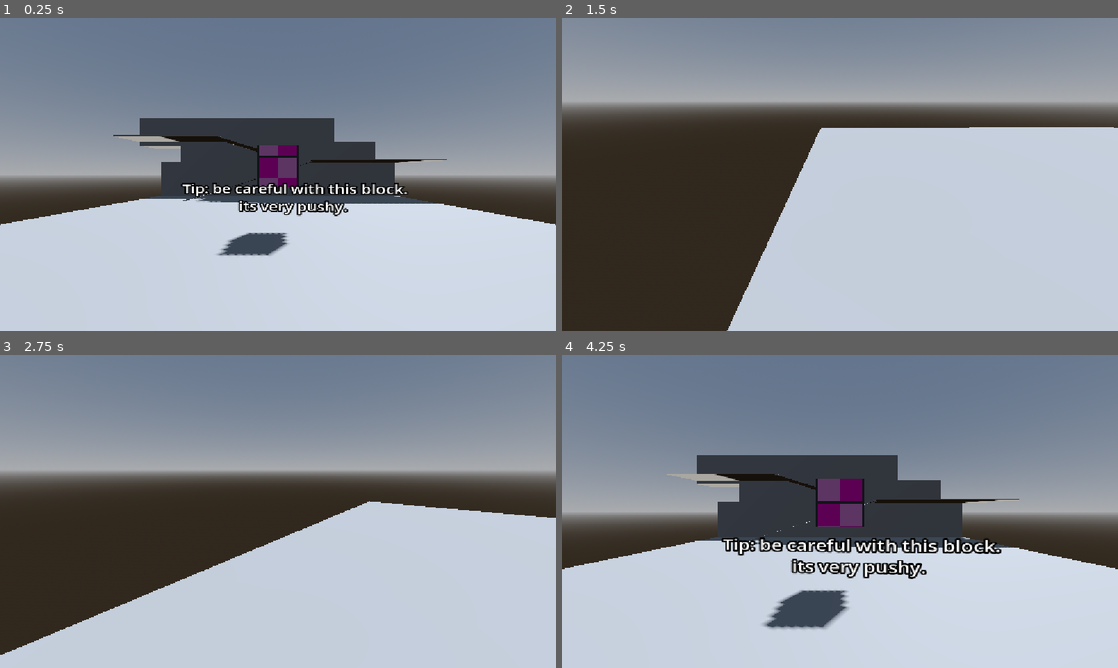
Above: before the commit, frames 1-4 (two rows, left to right).
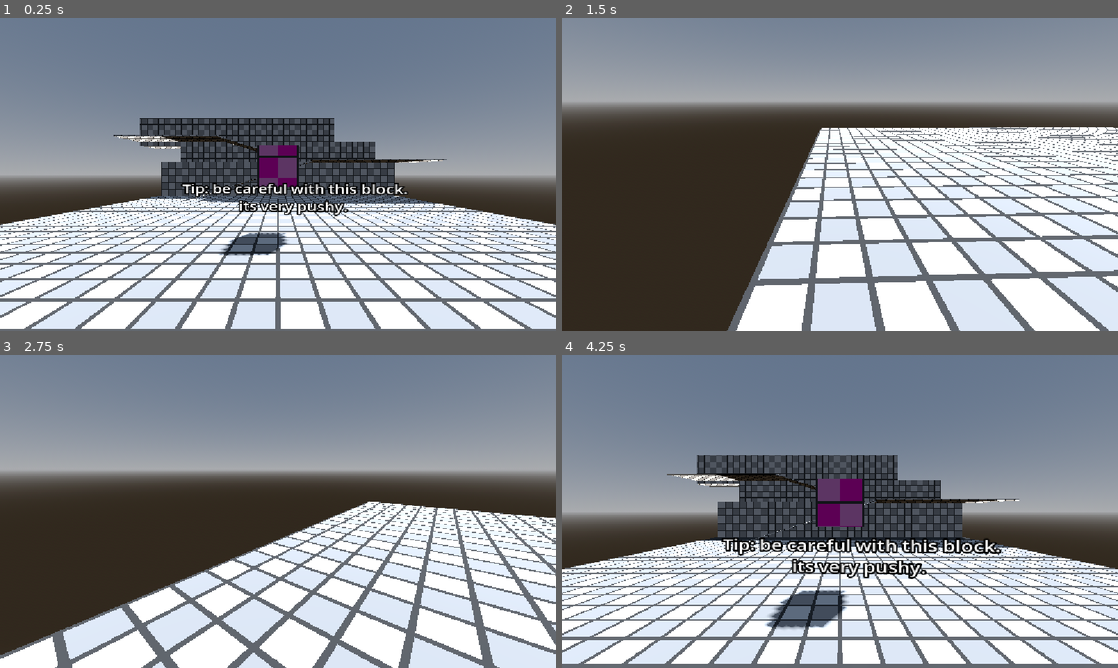
Above: after the commit, the same moments.

Repository: angrypig555/haven-game-2026
Game: Godot game, scene res://scenes/level4.tscn
Same seed, same stepped clock (60 frames per second), same inputs: the game is played once before the commit and once after it. This scene is started directly instead of the project's main scene.
Inputs (mouse positions are in pixels of both pictures, inside the frame that each line leads up to):
- Up to frame 1 (0.25 s): no input
- Up to frame 2 (1.5 s): tap Enter (ui_accept) at 0.5, 0.77 s; move the mouse to (962, 158) at 0.52 s; hold D (right_strafe) 0.53-1.28 s; tap Shift (dash) at 0.6, 1.35 s; click (962, 158) at 0.67 s; move the mouse to (812, 174) at 1.27 s; hold W (forward) from 1.28 s (still down)
- Up to frame 3 (2.75 s): keep holding W (forward); tap Enter (ui_accept) at 1.52 s; move the mouse to (289, 505) at 2.02 s; tap Shift (dash) at 2.1 s
- Up to frame 4 (4.25 s): keep holding W (forward); move the mouse to (834, 517) at 2.77 s; tap Shift (dash) at 2.85, 3.6 s; tap Enter (ui_accept) at 3.02, 3.5, 3.77 s; move the mouse to (878, 514) at 3.52 s

The runs differ from the first frame. In frame 1, 34% of the frame differs, in the area x 0-100%, y 32-100%; in frame 2, 40%, in the area x 29-100%, y 34-100%; in frame 3, 36%; in frame 4, 33%.

Commit message:
texture level 4

Diff:
--- a/haven-2026/scenes/level4.tscn
+++ b/haven-2026/scenes/level4.tscn
@@ -1,7 +1,9 @@
 [gd_scene format=3 uid="uid://c2u2n03r4wo6v"]
 
+[ext_resource type="Material" uid="uid://dqb2m2v7xxvnw" path="res://assets/tile.tres" id="1_8y2od"]
 [ext_resource type="PackedScene" uid="uid://ceej0xbq7qsqx" path="res://scenes/player.tscn" id="1_nsmo0"]
 [ext_resource type="PackedScene" uid="uid://pxuus3v22yxr" path="res://scenes/box.tscn" id="2_8y2od"]
+[ext_resource type="Material" uid="uid://j57ubpk5em3k" path="res://assets/tile_blue.tres" id="4_u23xw"]
 
 [sub_resource type="PlaneMesh" id="PlaneMesh_g1tnb"]
 
@@ -82,6 +84,7 @@
 
 [node name="MeshInstance3D3" type="MeshInstance3D" parent="." unique_id=1307644259]
 transform = Transform3D(2.8278234, 0, 0, 0, 1, 0, 0, 0, 5.1967196, 0, 6.0803328, -24.783436)
+material_override = ExtResource("1_8y2od")
 mesh = SubResource("PlaneMesh_g1tnb")
 
 [node name="StaticBody3D" type="StaticBody3D" parent="MeshInstance3D3" unique_id=329361014]
@@ -112,6 +115,7 @@
 
 [node name="MeshInstance3D4" type="MeshInstance3D" parent="." unique_id=353013288]
 transform = Transform3D(17.05706, 0, 0, 0, 0.09406763, 0, 0, 0, 31.040298, 0, -0.50518763, 0)
+material_override = ExtResource("1_8y2od")
 mesh = SubResource("BoxMesh_b4lsh")
 
 [node name="StaticBody3D" type="StaticBody3D" parent="MeshInstance3D4" unique_id=432953563]
@@ -122,6 +126,7 @@
 
 [node name="MeshInstance3D6" type="MeshInstance3D" parent="." unique_id=504850465]
 transform = Transform3D(17.05706, 0, 0, 0, 2.4396484, 0, 0, 0, 2.049577, 0, 0.7511605, -15.899505)
+material_override = ExtResource("1_8y2od")
 mesh = SubResource("BoxMesh_b4lsh")
 
 [node name="StaticBody3D" type="StaticBody3D" parent="MeshInstance3D6" unique_id=2002103232]
@@ -133,6 +138,7 @@
 
 [node name="MeshInstance3D12" type="MeshInstance3D" parent="." unique_id=597764084]
 transform = Transform3D(17.05706, 0, 0, 0, 2.4396484, 0, 0, 0, 2.049577, 0, 0.7511605, -17.059486)
+material_override = ExtResource("1_8y2od")
 mesh = SubResource("BoxMesh_b4lsh")
 
 [node name="StaticBody3D" type="StaticBody3D" parent="MeshInstance3D12" unique_id=1211104410]
@@ -144,6 +150,7 @@
 
 [node name="MeshInstance3D8" type="MeshInstance3D" parent="." unique_id=840024817]
 transform = Transform3D(17.05706, 0, 0, 0, 2.4396484, 0, 0, 0, 2.049577, 0, 2.704238, -18.904125)
+material_override = ExtResource("1_8y2od")
 mesh = SubResource("BoxMesh_b4lsh")
 
 [node name="StaticBody3D" type="StaticBody3D" parent="MeshInstance3D8" unique_id=1108275190]
@@ -155,6 +162,7 @@
 
 [node name="MeshInstance3D11" type="MeshInstance3D" parent="." unique_id=1617233352]
 transform = Transform3D(17.05706, 0, 0, 0, 2.4396484, 0, 0, 0, 2.049577, -3.600447, 4.8391175, -18.956764)
+material_override = ExtResource("1_8y2od")
 mesh = SubResource("BoxMesh_b4lsh")
 
 [node name="StaticBody3D" type="StaticBody3D" parent="MeshInstance3D11" unique_id=626673044]
@@ -166,6 +174,7 @@
 
 [node name="MeshInstance3D5" type="MeshInstance3D" parent="." unique_id=1176778096]
 transform = Transform3D(-1.4512855e-07, -0.01692594, -7.421078, 2.6118501e-08, 0.054610565, -2.3000793, 3.3734937, -1.1509683e-09, -3.0144892e-07, -1.7264829, 0.7082344, -13.428516)
+material_override = ExtResource("1_8y2od")
 mesh = SubResource("BoxMesh_b4lsh")
 
 [node name="StaticBody3D" type="StaticBody3D" parent="MeshInstance3D5" unique_id=778188458]
@@ -176,6 +185,7 @@
 
 [node name="MeshInstance3D7" type="MeshInstance3D" parent="." unique_id=2122670790]
 transform = Transform3D(-1.4746011e-07, 0, -7.7693477, 0, 0.057173427, 0, 3.3734941, 0, -3.3960896e-07, 5.8532853, 1.9341972, -13.428516)
+material_override = ExtResource("1_8y2od")
 mesh = SubResource("BoxMesh_b4lsh")
 
 [node name="StaticBody3D" type="StaticBody3D" parent="MeshInstance3D7" unique_id=2080275610]
@@ -186,6 +196,7 @@
 
 [node name="MeshInstance3D9" type="MeshInstance3D" parent="." unique_id=1708642100]
 transform = Transform3D(-1.4979162e-07, 0.01667853, 7.0710907, 2.6118514e-08, 0.053812314, -2.1916046, -3.3734941, -3.2393863e-10, -3.309422e-07, -1.0139143, 2.84167, -16.646143)
+material_override = ExtResource("1_8y2od")
 mesh = SubResource("BoxMesh_b4lsh")
 
 [node name="StaticBody3D" type="StaticBody3D" parent="MeshInstance3D9" unique_id=398783972]
@@ -196,6 +207,7 @@
 
 [node name="MeshInstance3D10" type="MeshInstance3D" parent="." unique_id=76513998]
 transform = Transform3D(-1.474601e-07, 0, 7.769347, 0, 0.057173427, 0, -3.3734941, 0, -3.3960896e-07, -8.242284, 3.9328036, -16.646143)
+material_override = ExtResource("1_8y2od")
 mesh = SubResource("BoxMesh_b4lsh")
 
 [node name="StaticBody3D" type="StaticBody3D" parent="MeshInstance3D10" unique_id=681002799]
@@ -205,7 +217,8 @@
 shape = SubResource("ConcavePolygonShape3D_yxclo")
 
 [node name="NextLevel" type="MeshInstance3D" parent="." unique_id=2099721137]
-transform = Transform3D(6.3554497, 0, 0, 0, 0.09672002, 0, 0, 0, 1.027231, 0.066226244, 5.810707, -25.98605)
+transform = Transform3D(6.3554497, 0, 0, 0, 0.09672002, 0, 0, 0, 1.027231, 0.066226244, 6.0904236, -25.98605)
+material_override = ExtResource("4_u23xw")
 mesh = SubResource("BoxMesh_fx4lf")
 surface_material_override/0 = SubResource("StandardMaterial3D_sx4db")
 script = SubResource("GDScript_7lf1v")
@@ -221,18 +234,18 @@
 transform = Transform3D(0.99999976, 0, 0, 0, 1.7420573, 0, 0, 0, 0.9999988, 0, 61.585945, 12.776459)
 shape = SubResource("BoxShape3D_p2trt")
 
-[node name="Label3D5" type="Label3D" parent="NextLevel/Area3D/CollisionShape3D" unique_id=587254224]
-transform = Transform3D(0.2670027, 0, -0.25660634, 0, 8.031205, 0, 0.06956581, 0, 0.98488843, 0.029547974, -65.812546, 9.06386)
+[node name="WorldEnvironment" type="WorldEnvironment" parent="." unique_id=2146031313]
+environment = SubResource("Environment_gmhuy")
+
+[node name="DirectionalLight3D2" type="DirectionalLight3D" parent="." unique_id=1974429077]
+transform = Transform3D(-0.9978076, -0.055941734, 0.0353626, 0, -0.5343276, -0.8452775, -0.0661815, 0.8434243, -0.5331561, 0, 0.7511605, 3.7856455)
+shadow_enabled = true
+
+[node name="Label3D5" type="Label3D" parent="." unique_id=587254224]
+transform = Transform3D(1.6969218, 0, -1.6308483, 0, 1.3531923, 0, 0.071460076, 0, 1.0117067, 0.25401688, 0.6784258, -3.5510082)
 text = "Tip: be careful with this block.
 its very pushy.
 "
 
-[node name="WorldEnvironment" type="WorldEnvironment" parent="." unique_id=2146031313]
-environment = SubResource("Environment_gmhuy")
-
-[node name="DirectionalLight3D2" type="DirectionalLight3D" parent="." unique_id=1974429077]
-transform = Transform3D(-0.9978076, -0.055941734, 0.0353626, 0, -0.5343276, -0.8452775, -0.0661815, 0.8434243, -0.5331561, 0, 0.7511605, 3.7856455)
-shadow_enabled = true
-
 [connection signal="body_shape_entered" from="MeshInstance3D3/oobhandler/Area3D" to="MeshInstance3D3/oobhandler" method="_on_area_3d_body_shape_entered"]
 [connection signal="body_shape_entered" from="NextLevel/Area3D" to="NextLevel" method="_on_area_3d_body_shape_entered"]
